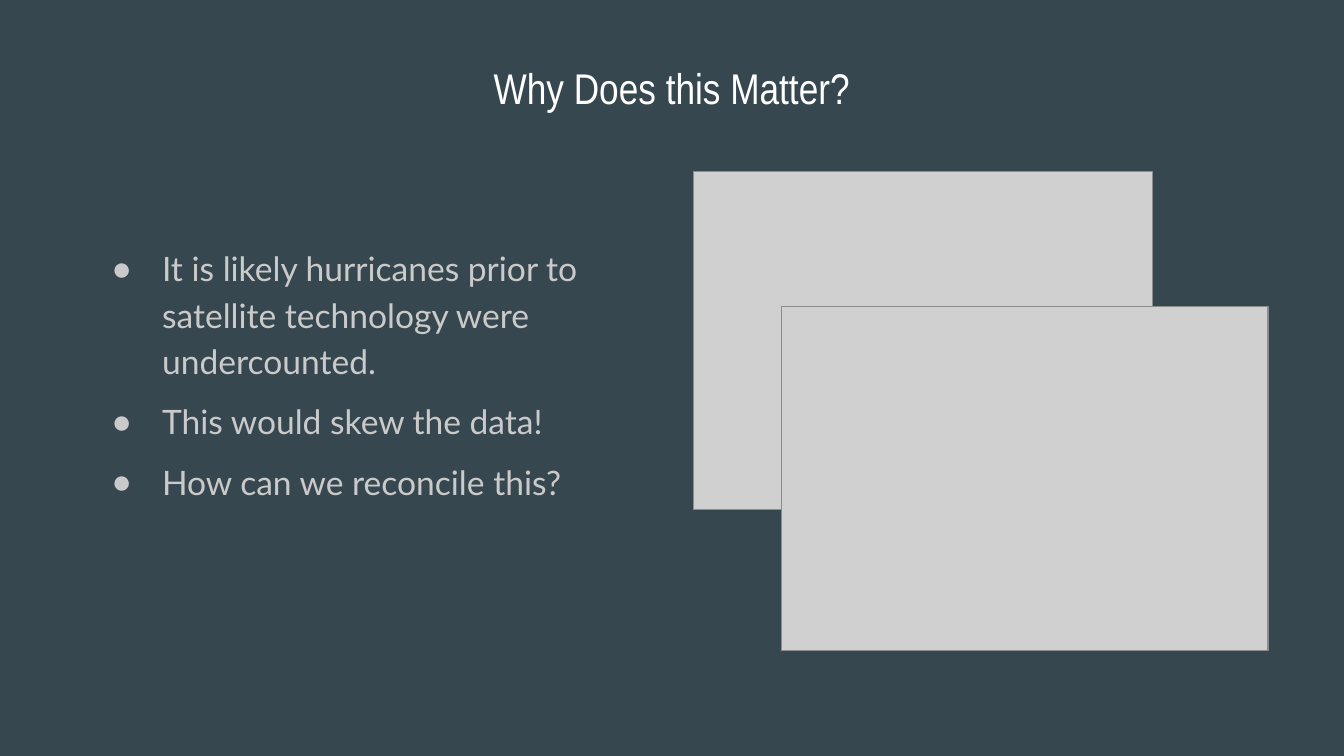
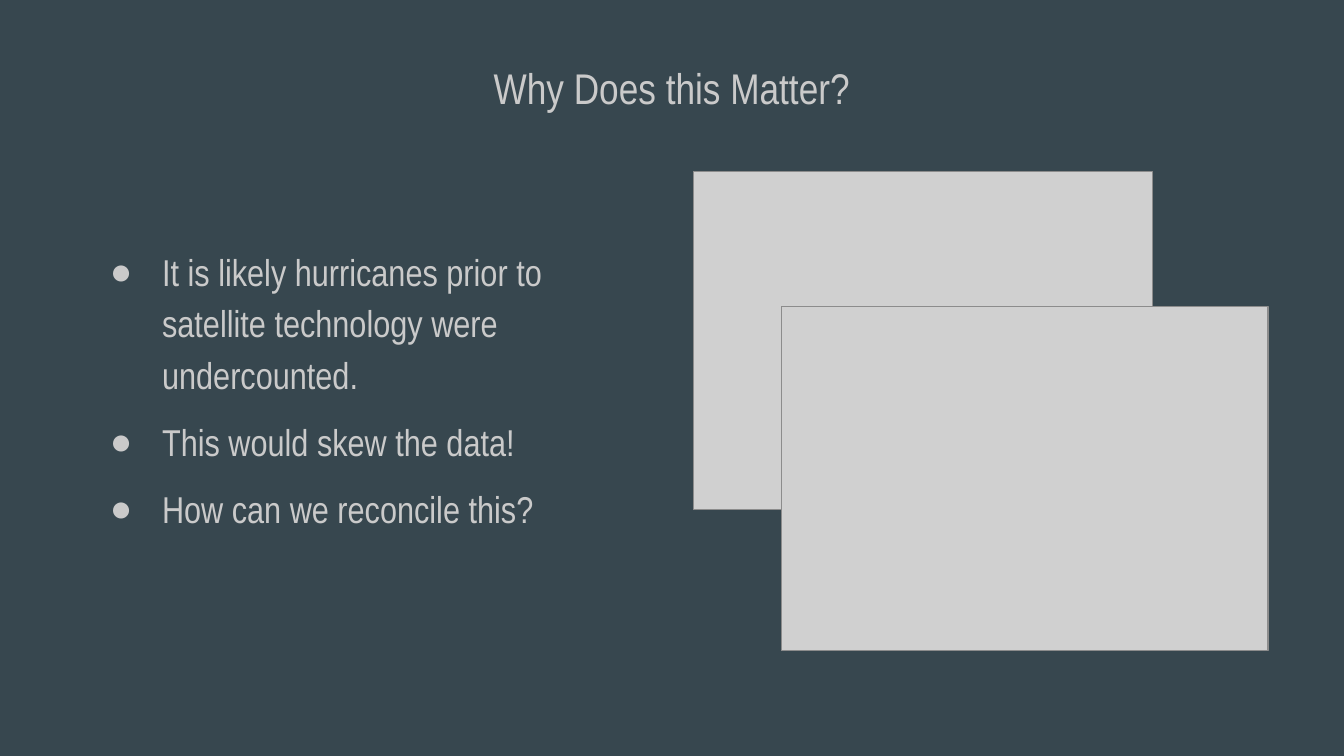
Before and after one commit to cwittmaack12/HurricaneProject, a slide deck: slide 12 of Historical Hurricane Analysis (1).pptx. Drawn at 1344x756 pixels with LibreOffice and Linux fonts; fonts in the diff are those of the drawing; grey boxes stand for pictures. Boxes give left, top, right and bottom in pixels: in the first picture for what was removed or moved away, otherwise in the second. Text is boxed around its words. In the diff, an @@ line names an element or a change of style, - is before the commit and + after.

```diff
--- a/Historical Hurricane Analysis (1).pptx
+++ b/Historical Hurricane Analysis (1).pptx
@@ title "Why Does this Matter?" at [494,73,849,113]: text colour #FFFFFF to #CACACA @@
@@ text "It is likely hurricanes prior ..." at [162,259,542,524]: size 18 to 20 pt, font Lato to Arial Narrow; indent changed @@
```
Also in this commit, not shown: 11 other slides changed, 5 slides added, 7 slides removed, 7 other files.
